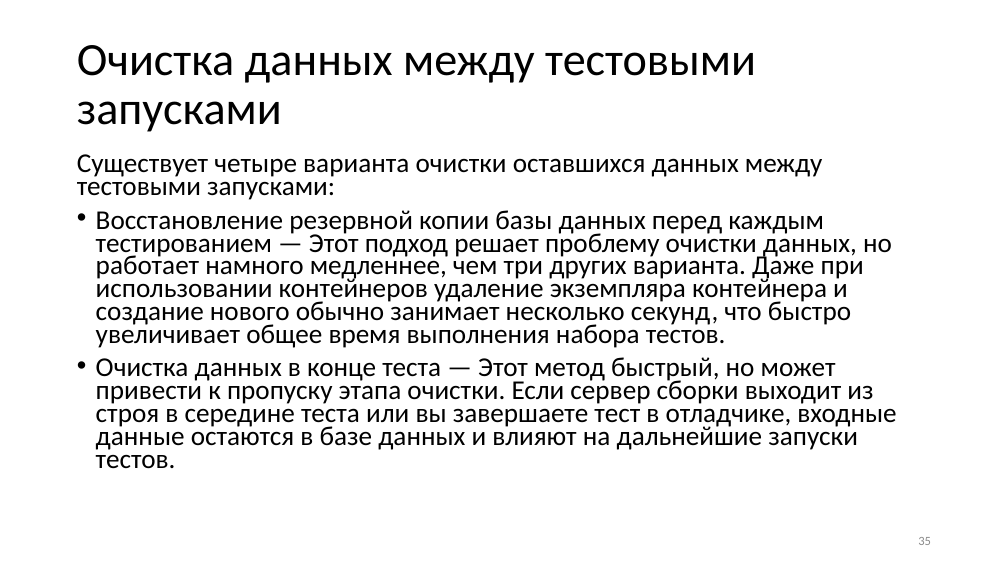
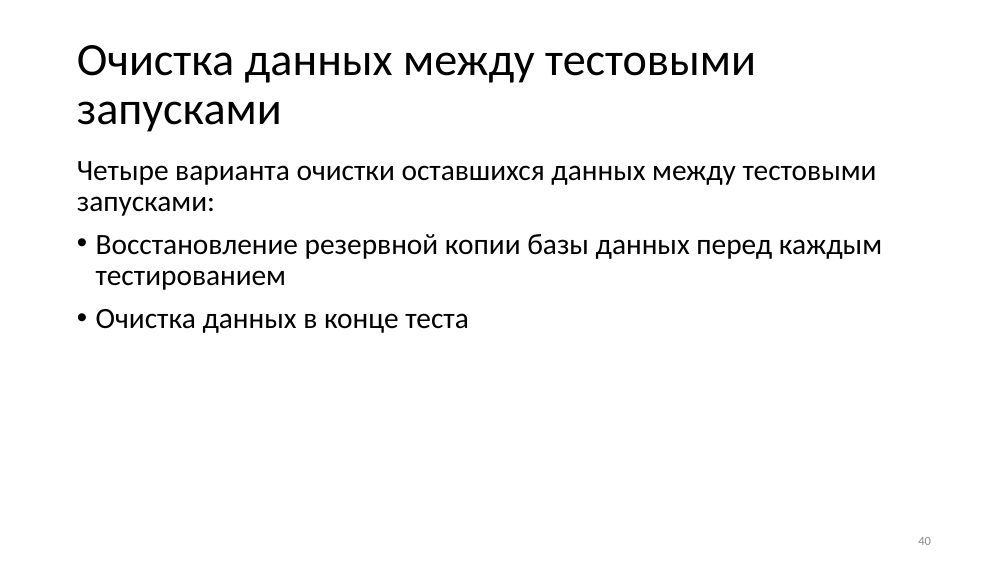
Before and after one commit to Sa1Gur/DbTest.Containers, a slide deck: slide 40 of DbaseTesting.pptx (slide 35 before the commit). Drawn at 1008x567 pixels with LibreOffice and Linux fonts; fonts in the diff are those of the drawing. Boxes give left, top, right and bottom in pixels: in the first picture for what was removed or moved away, otherwise in the second. Text is boxed around its words. In the diff, an @@ line names an element or a change of style, - is before the commit and + after.

```diff
--- a/DbaseTesting.pptx
+++ b/DbaseTesting.pptx
@@ text at (77, 161, 882, 333): text changed; size 25.9 to 28 pt @@
-Существует четыре варианта очистки оставшихся данных между тестовыми запусками:
-• Восстановление резервной копии базы данных перед каждым тестированием — Этот подход решает проблему очистки данных, но работает намного медленнее, чем три других варианта. Даже при использовании контейнеров удаление экземпляра контейнера и создание нового обычно занимает несколько секунд, что быстро увеличивает общее время выполнения набора тестов.
-• Очистка данных в конце теста — Этот метод быстрый, но может привести к пропуску этапа очистки. Если сервер сборки выходит из строя в середине теста или вы завершаете тест в отладчике, входные данные остаются в базе данных и влияют на дальнейшие запуски тестов.
+Четыре варианта очистки оставшихся данных между тестовыми запусками:
+• Восстановление резервной копии базы данных перед каждым тестированием
+• Очистка данных в конце теста
@@ page number at (918, 537, 931, 545): text changed @@
-35
+40
```
Also in this commit, not shown: 34 other slides changed, 8 slides added, 5 slides removed, 1 other file.
